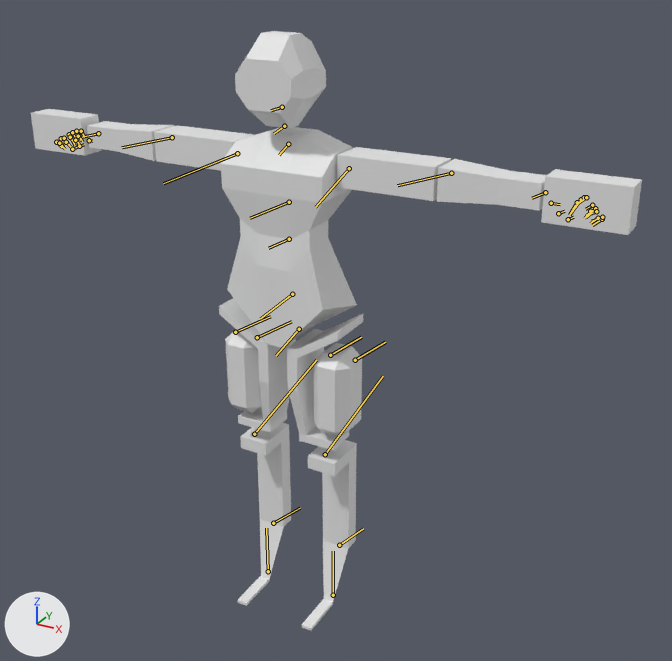
The FBX model Assets/Models/Player.fbx, before and after one commit.
Rendered twice from a 50 mm camera at (1.59, -2.56, 2.45) aimed at (0.13, 0.1, 1.13). Arrows for +X, +Y and +Z are at lower left; the lights stay in place. The bones that bend it are drawn over the model as lines.
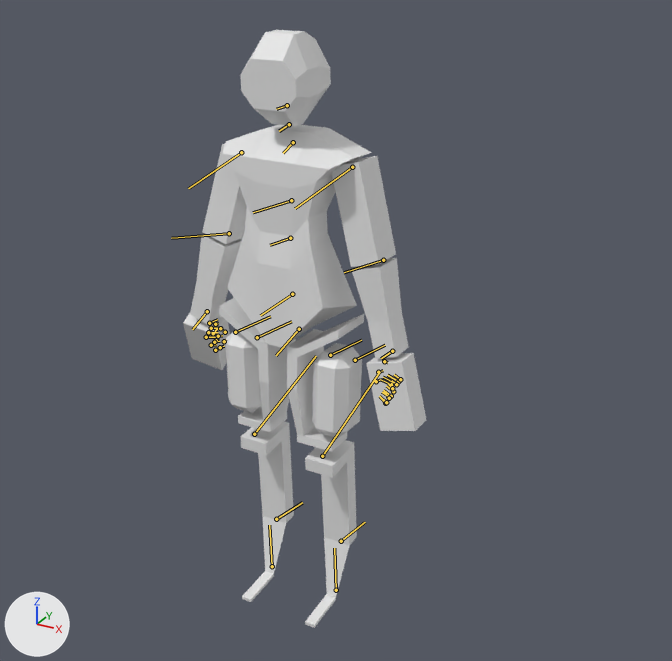
The newer file adds an action. The first version stands in its rest pose; the second is drawn at frame 29 of the action 'metarig|idle'.

Location of each change, (x1, y1, x2, y2) in pixels of the pictures (672 x 661 px):
'Cube.001', posed (10% wider)
    before: (221, 127, 357, 348)
    after: (222, 125, 372, 348)
'Cube.005', posed (35% narrower, 61% taller)
    before: (154, 125, 451, 201)
    after: (202, 144, 396, 267)
'Cube.007', posed (60% narrower, 6% shorter)
    before: (31, 109, 642, 235)
    after: (183, 313, 426, 431)
'Cube.006', posed (52% narrower, 37% taller)
    before: (87, 121, 547, 211)
    after: (190, 234, 408, 358)
'Cube.004', posed
    before: (237, 422, 357, 631)
    after: (240, 421, 357, 628)
'Cube.002', posed
    before: (219, 298, 363, 451)
    after: (219, 298, 364, 452)
'Cube', posed
    before: (235, 31, 326, 129)
    after: (240, 30, 331, 126)
'Cube.009', posed
    before: (313, 343, 362, 437)
    after: (312, 343, 362, 438)
bone 'spine.001', root to tip
    before: (292, 294) to (260, 318)
    after: (292, 294) to (260, 315)
bone 'spine.006', root to tip
    before: (282, 107) to (271, 110)
    after: (287, 105) to (276, 109)
bone 'upper_arm.L', root to tip
    before: (349, 168) to (315, 207)
    after: (352, 167) to (295, 208)
bone 'upper_arm.R', root to tip
    before: (237, 153) to (163, 183)
    after: (241, 152) to (188, 188)
bone 'hand.R', root to tip
    before: (98, 133) to (82, 137)
    after: (207, 311) to (192, 329)
bone 'thigh.L', root to tip
    before: (330, 355) to (361, 337)
    after: (330, 355) to (361, 340)
bone 'shin.L', root to tip
    before: (325, 454) to (383, 376)
    after: (322, 456) to (380, 371)
bone 'shin.R', root to tip
    before: (254, 434) to (316, 360)
    after: (254, 434) to (316, 356)

The change, as a list of edits to the scene's bpy script:
```text
Change bone_spine_001:
    where bone_spine_001 = bpy.data.objects['metarig'].pose.bones['spine.001']  # child of 'spine'
    bone_spine_001.rotation_quaternion: (1.0, 0.0, 0.0, 0.0) -> (1.0, 0.026, 0.0, 0.0)  # degrees (0, 0, 0) -> degrees (3, 0, 0)
Change bone_spine_006:
    where bone_spine_006 = bpy.data.objects['metarig'].pose.bones['spine.006']  # child of 'spine.005'
    bone_spine_006.rotation_quaternion: (1.0, 0.0, 0.0, 0.0) -> (0.999, -0.035, 0.0, 0.0)  # degrees (0, 0, 0) -> degrees (-4, 0, 0)
Change bone_upper_arm_l:
    where bone_upper_arm_l = bpy.data.objects['metarig'].pose.bones['upper_arm.L']  # child of 'spine.003'
    bone_upper_arm_l.rotation_quaternion: (1.0, 0.0, 0.0, 0.0) -> (0.791, -0.066, -0.597, 0.12)  # degrees (0, 0, 0) -> degrees (-42, -68, 46)
Change bone_upper_arm_r:
    where bone_upper_arm_r = bpy.data.objects['metarig'].pose.bones['upper_arm.R']  # child of 'spine.003'
    bone_upper_arm_r.rotation_quaternion: (1.0, 0.0, 0.0, 0.0) -> (0.795, -0.077, 0.593, -0.104)  # degrees (0, 0, 0) -> degrees (-41, 68, -43)
Change bone_hand_r:
    where bone_hand_r = bpy.data.objects['metarig'].pose.bones['hand.R']  # child of 'forearm.R'
    bone_hand_r.rotation_quaternion: (1.0, 0.0, 0.0, 0.0) -> (0.958, 0.283, 0.0, -0.055)  # degrees (0, 0, 0) -> degrees (33, 2, -6)
Change bone_thigh_l:
    where bone_thigh_l = bpy.data.objects['metarig'].pose.bones['thigh.L']  # child of 'spine'
    bone_thigh_l.rotation_quaternion: (1.0, 0.0, 0.0, 0.0) -> (1.0, 0.025, 0.0, 0.0)  # degrees (0, 0, 0) -> degrees (3, 0, 0)
Change bone_shin_l:
    where bone_shin_l = bpy.data.objects['metarig'].pose.bones['shin.L']  # child of 'thigh.L'
    bone_shin_l.rotation_quaternion: (1.0, 0.0, 0.0, 0.0) -> (0.998, -0.057, 0.0, 0.0)  # degrees (0, 0, 0) -> degrees (-6, 0, 0)
Change bone_shin_r:
    where bone_shin_r = bpy.data.objects['metarig'].pose.bones['shin.R']  # child of 'thigh.R'
    bone_shin_r.rotation_quaternion: (1.0, 0.0, 0.0, 0.0) -> (1.0, -0.023, 0.0, 0.0)  # degrees (0, 0, 0) -> degrees (-3, 0, 0)
```
